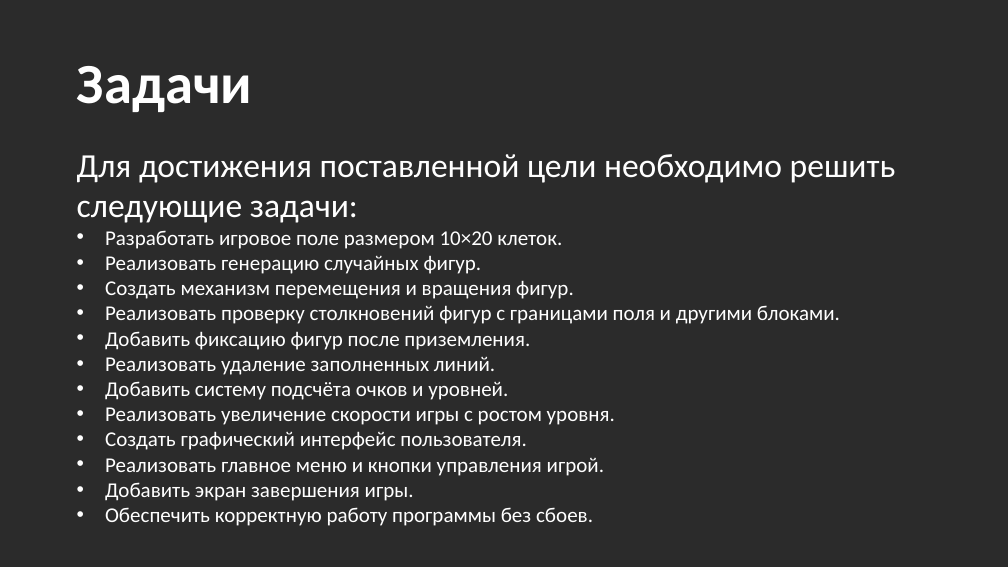
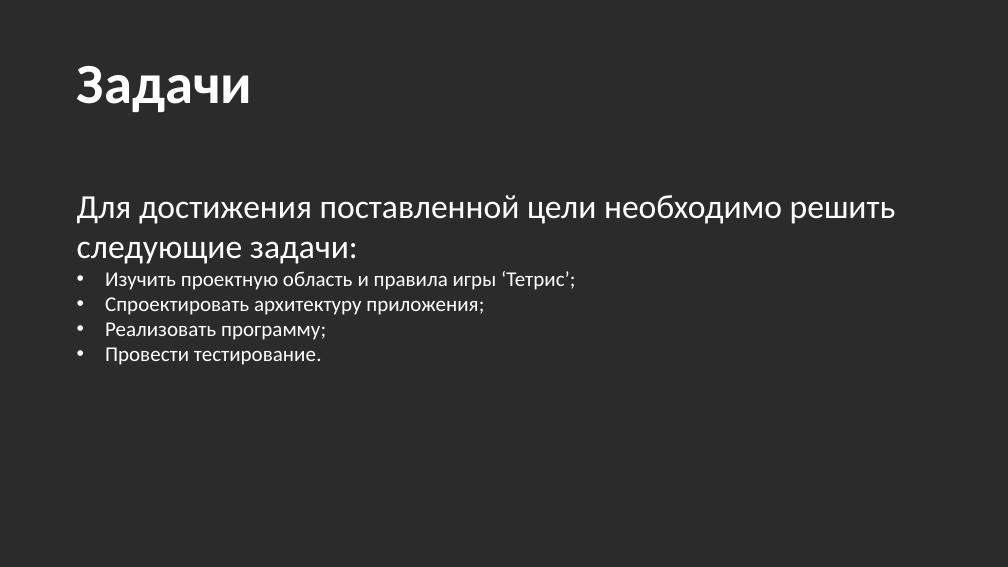
Before and after one commit to Teymur-44/Tetris, a slide deck: slide 3 of проект3.pptx. Drawn at 1008x567 pixels with LibreOffice and Linux fonts; fonts in the diff are those of the drawing; background and template pictures are left out; a plain dark background stands for a picture behind light text. Boxes give left, top, right and bottom in pixels: in the first picture for what was removed or moved away, otherwise in the second. Text is boxed around its words. In the diff, an @@ line names an element or a change of style, - is before the commit and + after.

```diff
--- a/проект3.pptx
+++ b/проект3.pptx
@@ text "Для достижения поставленной цели необходимо ...": place and size @@
-text "Для достижения поставленной цели необходимо ..." at [77,154,896,526]
+text "Для достижения поставленной цели необходимо ..." at [77,195,896,365]
@@ text at [105,271,575,365]: text changed @@
-• Разработать игровое поле размером 10×20 клеток.
-• Реализовать генерацию случайных фигур.
-• Создать механизм перемещения и вращения фигур.
-• Реализовать проверку столкновений фигур с границами поля и другими блоками.
-• Добавить фиксацию фигур после приземления.
-• Реализовать удаление заполненных линий.
-• Добавить систему подсчёта очков и уровней.
-• Реализовать увеличение скорости игры с ростом уровня.
-• Создать графический интерфейс пользователя.
-• Реализовать главное меню и кнопки управления игрой.
-• Добавить экран завершения игры.
-• Обеспечить корректную работу программы без сбоев.
+• Изучить проектную область и правила игры ‘Тетрис’;
+• Спроектировать архитектуру приложения;
+• Реализовать программу;
+• Провести тестирование.
```
Also in this commit, not shown: 2 other slides changed.
